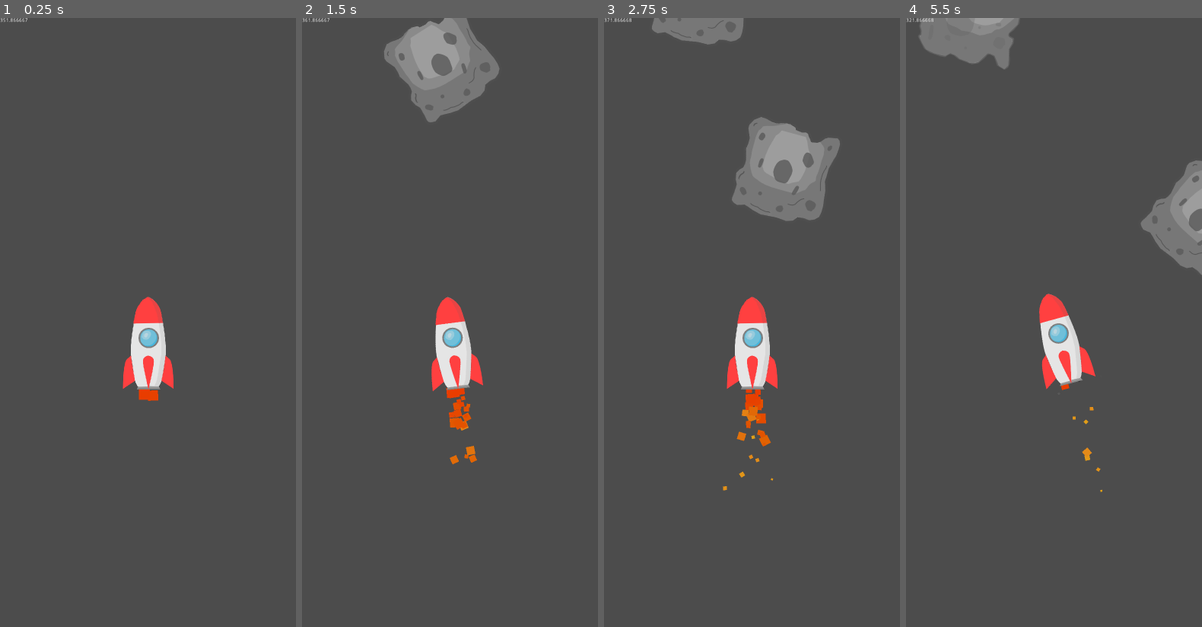
Above: before the commit, frames 1-4 (left to right).
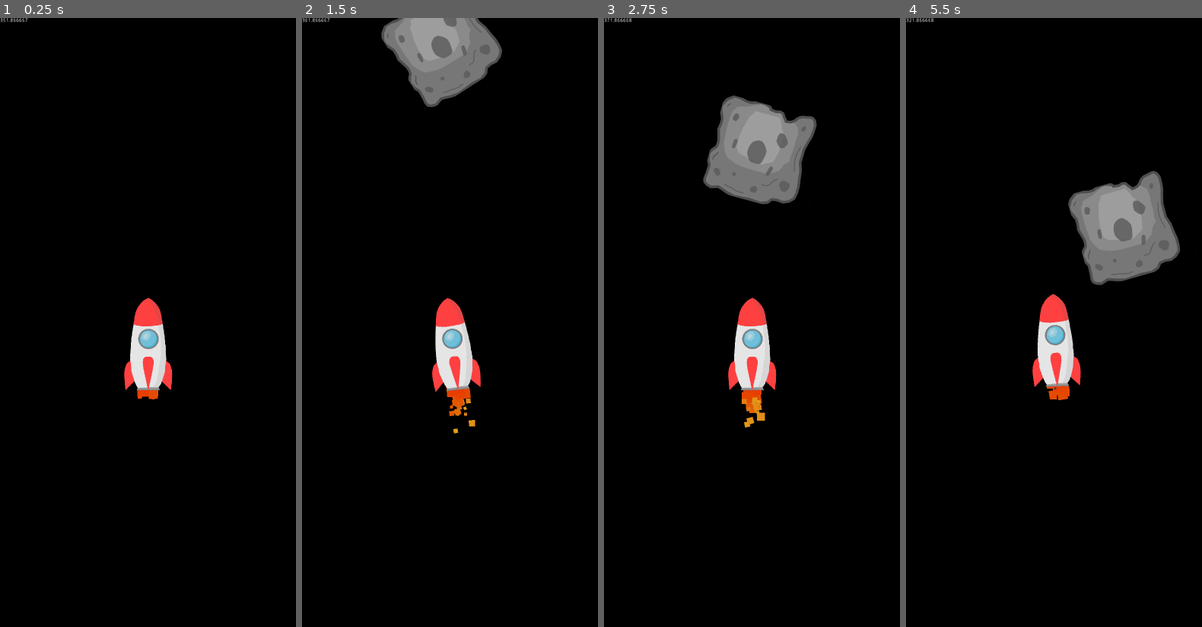
Above: after the commit, the same moments.

Repository: bluesiarra/Reckless-Rocket
Game: Godot game, scene res://scenes/Game.tscn
Same seed, same stepped clock (60 frames per second), same inputs: the game is played once before the commit and once after it.
Inputs (mouse positions are in pixels of both pictures, inside the frame that each line leads up to):
- Up to frame 1 (0.25 s): no input
- Up to frame 2 (1.5 s): move the mouse to (515, 292) at 0.52 s; hold Right (right) 0.53-1.25 s; click (515, 292) at 0.67 s; drag from (390, 352) to (435, 444) at 1.27 s
- Up to frame 3 (2.75 s): move the mouse to (781, 188) at 2.02 s; hold Right (right) from 2.03 s (still down)
- Up to frame 4 (5.5 s): release Right (right) at 2.75 s; drag from (1039, 444) to (965, 231) at 2.77 s; move the mouse to (1142, 413) at 3.52 s; hold Left (left) 3.53-4.25 s; drag from (965, 231) to (1009, 170) at 4.27 s; move the mouse to (1068, 322) at 5.02 s; hold Left (left) from 5.03 s (still down); click (1068, 322) at 5.17 s

The runs differ from the first frame. In frame 1, 99% of the frame differs, in the area x 0-100%, y 0-100%; in frame 2, 96%; in frame 3, 96%; in frame 4, 98%.

Commit message:
Bug fixing, splash screen and icon

Diff:
--- a/objects/Asteroid.tscn
+++ b/objects/Asteroid.tscn
@@ -10,6 +10,7 @@
 script = ExtResource( 2 )
 
 [node name="Sprite" type="Sprite" parent="."]
+visible = false
 texture = ExtResource( 1 )
 hframes = 5
 vframes = 7
--- a/objects/player.tscn
+++ b/objects/player.tscn
@@ -3,21 +3,21 @@
 [ext_resource path="res://scripts/objects/player_script.gd" type="Script" id=1]
 [ext_resource path="res://art/objects/full spritesheets/rockets_spritesheet.png" type="Texture" id=2]
 
-[sub_resource type="Curve" id=5]
+[sub_resource type="Curve" id=2]
 _data = [ Vector2( 0.00367647, 0.994126 ), 0.0, 0.0, 0, 0, Vector2( 0.319853, 0.848672 ), 0.0, 0.0, 0, 0, Vector2( 0.742647, 0.739581 ), 0.0, 0.0, 0, 0, Vector2( 1, 0.357763 ), 0.0, 0.0, 0, 0 ]
 
-[sub_resource type="Gradient" id=2]
+[sub_resource type="Gradient" id=3]
 offsets = PoolRealArray( 0.0160643, 0.570281, 0.7751, 1 )
 colors = PoolColorArray( 0.914117, 0.235373, 0, 1, 0.879248, 0.357512, 0, 1, 0.890625, 0.545116, 0.100891, 1, 0.875, 0.643646, 0.0957031, 1 )
 
-[sub_resource type="Curve" id=6]
+[sub_resource type="Curve" id=4]
 _data = [ Vector2( 0, 0.982162 ), 0.0, 0.0, 0, 0, Vector2( 0.113971, 0.764761 ), 0.0, 0.0, 0, 0, Vector2( 1, 0.710216 ), 0.0, 0.0, 0, 0 ]
 
-[sub_resource type="Gradient" id=3]
-offsets = PoolRealArray( 0, 0.192771, 0.634538, 1 )
-colors = PoolColorArray( 0.61969, 0.273438, 1, 1, 0.191717, 0.186737, 0.824219, 1, 0.581024, 0.679566, 0.941406, 1, 1, 0.933594, 0.933594, 1 )
+[sub_resource type="Gradient" id=5]
+offsets = PoolRealArray( 0, 0.354749, 0.695531, 1 )
+colors = PoolColorArray( 0.61969, 0.273438, 1, 1, 0.423624, 0.253369, 0.921875, 1, 0.191717, 0.186737, 0.824219, 1, 0.27072, 0.434885, 0.871094, 1 )
 
-[sub_resource type="Gradient" id=4]
+[sub_resource type="Gradient" id=6]
 offsets = PoolRealArray( 0, 0.738956, 1 )
 colors = PoolColorArray( 0.16841, 0.16841, 0.16841, 1, 0.281691, 0.281691, 0.281691, 1, 0.363722, 0.363722, 0.363722, 1 )
 
@@ -28,12 +28,12 @@
 script = ExtResource( 1 )
 
 [node name="particles" type="Node2D" parent="."]
-position = Vector2( 0, 180 )
+position = Vector2( 0, 175 )
 
 [node name="0_flame" type="CPUParticles2D" parent="particles"]
 emitting = false
-amount = 30
-lifetime = 2.0
+amount = 35
+lifetime = 0.75
 emission_shape = 2
 emission_rect_extents = Vector2( 30, 1 )
 direction = Vector2( 0, 1 )
@@ -45,13 +45,13 @@
 angular_velocity_random = 0.75
 scale_amount = 50.0
 scale_amount_random = 0.75
-scale_amount_curve = SubResource( 5 )
-color_ramp = SubResource( 2 )
+scale_amount_curve = SubResource( 2 )
+color_ramp = SubResource( 3 )
 
 [node name="0_nitro" type="CPUParticles2D" parent="particles"]
 emitting = false
 amount = 30
-lifetime = 3.0
+lifetime = 0.75
 emission_shape = 2
 emission_rect_extents = Vector2( 20, 1 )
 direction = Vector2( 0, 1 )
@@ -61,10 +61,10 @@
 initial_velocity_random = 0.75
 angular_velocity = 30.0
 angular_velocity_random = 0.75
-scale_amount = 90.0
+scale_amount = 50.0
 scale_amount_random = 0.75
-scale_amount_curve = SubResource( 6 )
-color_ramp = SubResource( 3 )
+scale_amount_curve = SubResource( 4 )
+color_ramp = SubResource( 5 )
 
 [node name="0_smoke" type="CPUParticles2D" parent="particles"]
 emitting = false
@@ -89,7 +89,7 @@
 vframes = 10
 
 [node name="CollisionShape2D" type="CollisionShape2D" parent="."]
-position = Vector2( 0, -8 )
+position = Vector2( 0, -5 )
 shape = SubResource( 1 )
 
 [node name="Camera2D" type="Camera2D" parent="."]
--- a/project.godot
+++ b/project.godot
@@ -19,7 +19,9 @@
 
 Prepare to be captivated by the serene beauty of space, the excitement of a high-stakes chase, and the triumph of mastering the reckless art of rocketry. Are you ready to leave your mark among the stars and claim your place as a Reckless Rocket legend?"
 run/main_scene="res://scenes/Game.tscn"
-config/icon="res://icon.png"
+boot_splash/image="res://art/brand/splashscreen.png"
+boot_splash/use_filter=false
+config/icon="res://art/brand/icon.png"
 
 [autoload]
 
@@ -71,4 +73,5 @@
 
 quality/driver/driver_name="GLES2"
 vram_compression/import_etc=true
+environment/default_clear_color=Color( 0, 0, 0, 1 )
 environment/default_environment="res://default_env.tres"
--- a/scenes/world.tscn
+++ b/scenes/world.tscn
@@ -7,4 +7,4 @@
 script = ExtResource( 3 )
 
 [node name="Player" parent="." instance=ExtResource( 1 )]
-position = Vector2( 402, 861 )
+position = Vector2( 405, 925 )
--- a/scripts/automatic/player_skin_manager.gd
+++ b/scripts/automatic/player_skin_manager.gd
@@ -20,7 +20,7 @@
 		"frame": 0,
 		"name": "Default Rocket",
 		"collision_size": Vector2(105.5, 189),
-		"collision_location": Vector2(0, -8)
+		"collision_location": Vector2(0, -5)
 	}
 ]
 
--- a/scripts/objects/asteroid_script.gd
+++ b/scripts/objects/asteroid_script.gd
@@ -19,6 +19,7 @@
 
 var size
 
+var start_x = 0
 
 onready var player = get_node("../Player")
 onready var sprite = $Sprite
@@ -28,7 +29,9 @@
 func _ready():
 	rng.randomize()
 
+
 	position.x = player.position.x + rng.randi_range(-GameInfo.screen_size.x, GameInfo.screen_size.x)
+	start_x = position.x
 	position.y = -0.5 * GameInfo.screen_size.y
 
 	speed = player.y_Speed
@@ -56,14 +59,14 @@
 		else:
 			type = 0
 
+	sprite.show()
 
 
 
 
 func _physics_process(delta):
-
-	speed = player.y_Speed
 	motion.y = speed
+	position.x = start_x
 
 	self.rotation_degrees += angle_speed
 	if self.rotation_degrees >= 360:
--- a/scripts/scenes/world_script.gd
+++ b/scripts/scenes/world_script.gd
@@ -14,11 +14,12 @@
 	add_child(new_asteroid)
 
 
+
 # Called every frame. 'delta' is the elapsed time since the previous frame.
 func _process(delta):
 	counter += delta
 
-	if counter * player.y_Speed > 750:
+	if counter * player.y_Speed > 900:
 		counter = 0
 		var new_asteroid = load("res://objects/Asteroid.tscn").instance()
 		add_child(new_asteroid)
Binary file added: art/brand/icon.png
Not shown, added: art/brand/icon.png.import
Binary file added: art/brand/splashscreen.png
Not shown, added: art/brand/splashscreen.png.import
Binary file changed: art/objects/full spritesheets/rockets_spritesheet.png
Not shown: 1 places in objects/player.tscn that only renumber resources
Not shown, changed: .DS_Store
Not shown, changed: art/.DS_Store
Not shown, added: art/brand/.DS_Store
Not shown, changed: art/objects/.DS_Store
Not shown, added: art/objects/asteroids/frame0_2.kra
Not shown, changed: art/objects/full spritesheets/editable_asteroid_spritesheet.kra
(and 7 more such lines)
